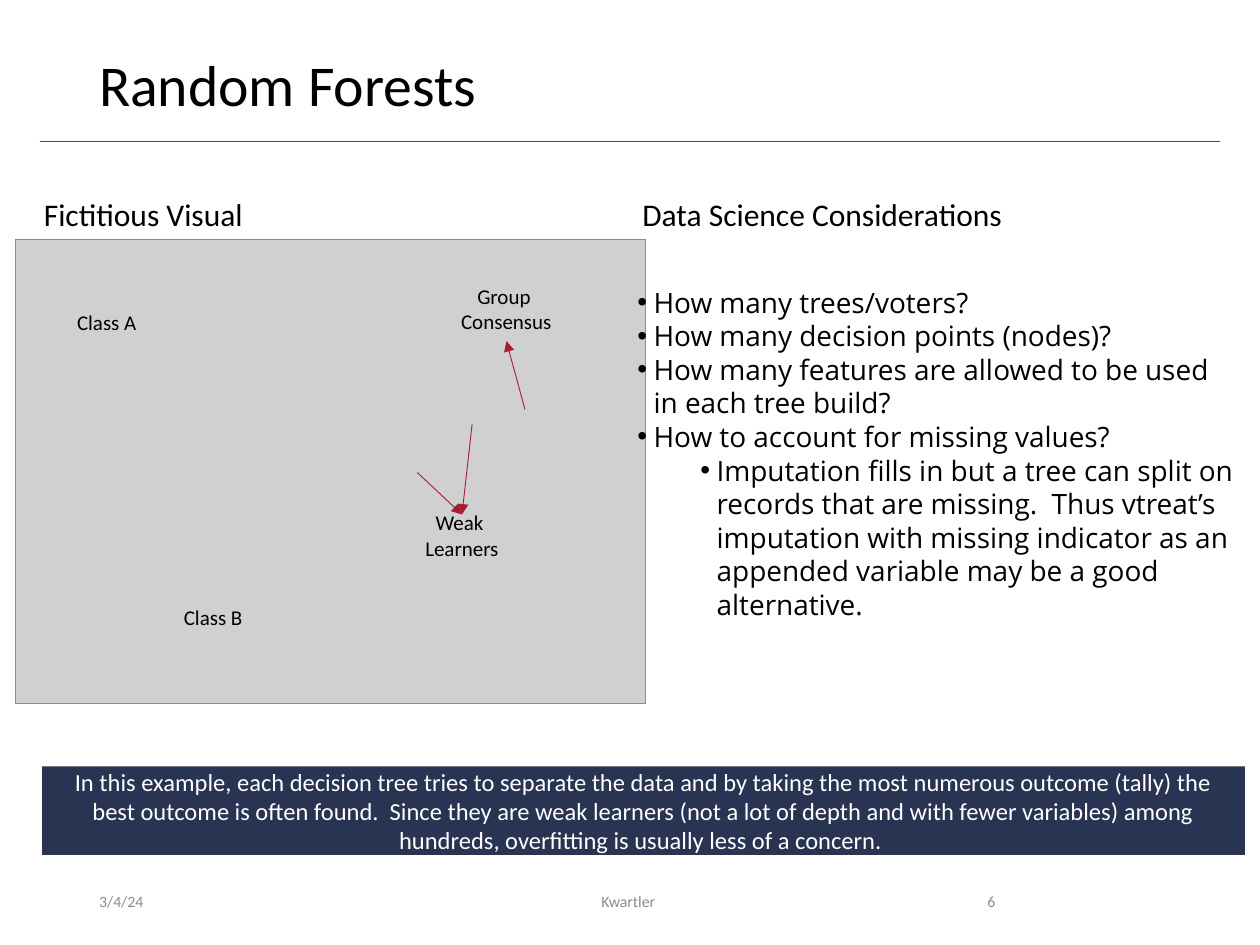
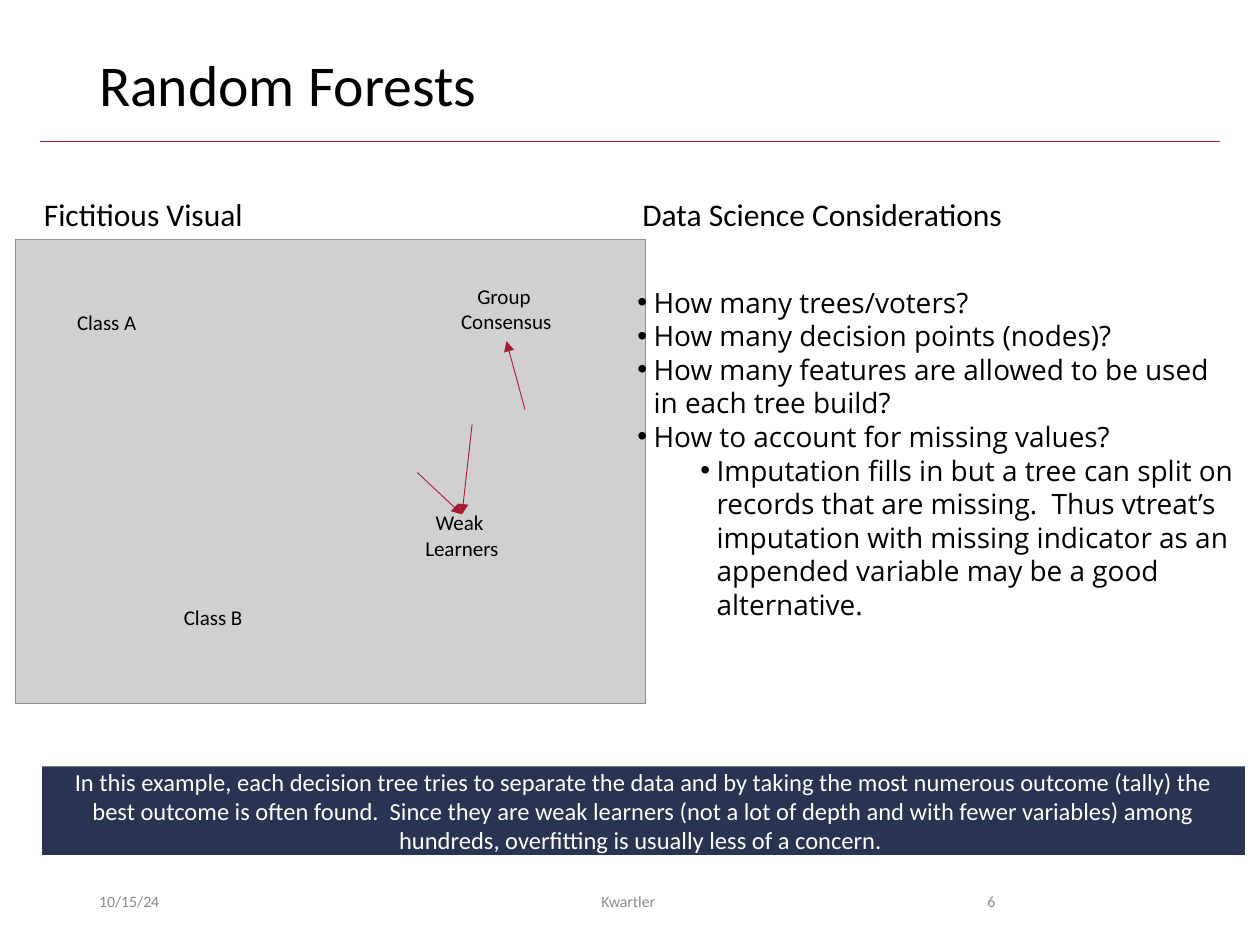
Before and after one commit to kwartler/Vienna_24, a slide deck: slide 6 of Fall_2024/day1/C_RandomForests.pptx. Drawn at 1260x945 pixels with LibreOffice and Linux fonts; fonts in the diff are those of the drawing; grey boxes stand for pictures; background and template pictures are left out. Boxes give left, top, right and bottom in pixels: in the first picture for what was removed or moved away, otherwise in the second. Text is boxed around its words. In the diff, an @@ line names an element or a change of style, - is before the commit and + after.

```diff
--- a/Fall_2024/day1/C_RandomForests.pptx
+++ b/Fall_2024/day1/C_RandomForests.pptx
@@ text at [99, 896, 159, 908]: text changed @@
-3/4/24
+10/15/24
```
Also in this commit, not shown: 10 other slides changed, 1 slide removed, 33 other files.
